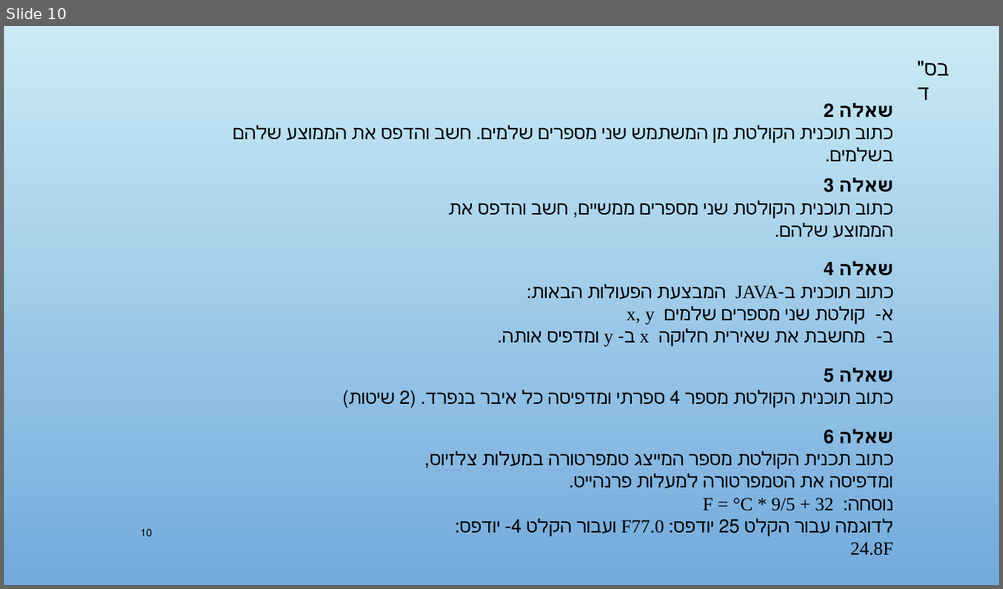
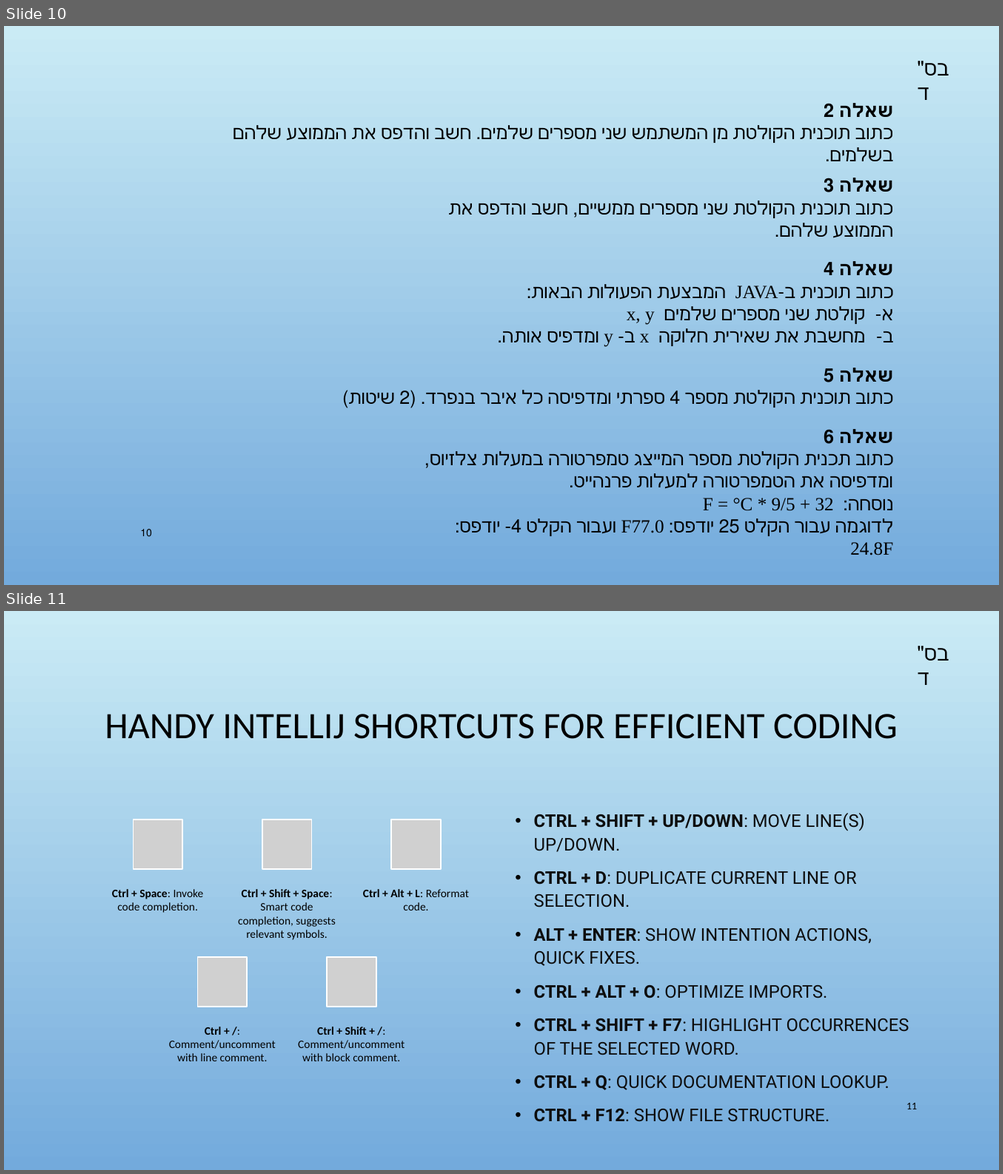
Before and after one commit to MosheOfer1/Intro_course_24, a slide deck: תרגול 1.pptx. Shown one above the other, each under a label of ours: slide 10 before the commit, slides 10 and 11 after it. The pictures are 1003x589 and 1003x1174 pixels, drawn with LibreOffice and Linux fonts; fonts in the diff are those of the drawing; grey boxes stand for pictures; background and template pictures are left out. Boxes give left, top, right and bottom in pixels: in the first picture for what was removed or moved away, otherwise in the second. Text is boxed around its words. In the diff, an @@ line names an element or a change of style, - is before the commit and + after.

Commit message:
ta1

```diff
--- a/תרגול 1.pptx
+++ b/תרגול 1.pptx
@@ slide 11 added at <box>4,611,999,1170</box>, background picture (left out); not listed: 1 template element that a slide beside it also shows @@
@@ title added at <box>105,714,897,739</box>, 36 pt, text #000000 @@
+HANDY INTELLIJ SHORTCUTS FOR EFFICIENT CODING
@@ text added at <box>534,813,909,1122</box>, 17 pt, text #0D0D0D @@
+• CTRL + SHIFT + UP/DOWN: MOVE LINE(S) UP/DOWN.
+• CTRL + D: DUPLICATE CURRENT LINE OR SELECTION.
+• ALT + ENTER: SHOW INTENTION ACTIONS, QUICK FIXES.
+• CTRL + ALT + O: OPTIMIZE IMPORTS.
+• CTRL + SHIFT + F7: HIGHLIGHT OCCURRENCES OF THE SELECTED WORD.
+• CTRL + Q: QUICK DOCUMENTATION LOOKUP.
+• CTRL + F12: SHOW FILE STRUCTURE.
@@ group added at <box>112,820,469,1062</box>: 5 pictures, 5 texts @@
+Ctrl + Space: Invoke code completion.
+Ctrl + Shift + Space: Smart code completion, suggests relevant symbols.
+Ctrl + Alt + L: Reformat code.
+Ctrl + /: Comment/uncomment with line comment.
+Ctrl + Shift + /: Comment/uncomment with block comment.
@@ page number added at <box>906,1103,916,1110</box>, 10 pt, text #000000 @@
+11
```
Also in this commit, not shown: 1 other slide added.
